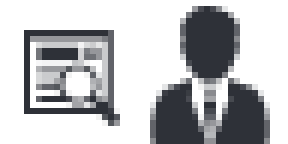
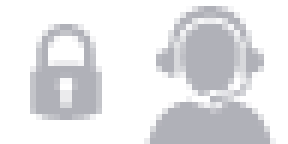
Two versions of the same layered image (w=288, h=144). Layer-by-layer changes:
added layer "Camada 19" above "Camada 18" over [30, 24, 102, 120]
added layer "Camada 18" above "Camada 17" over [144, 6, 276, 144]
hid "Camada 11" over [24, 30, 120, 126]
removed layer "Camada 16" over [150, 6, 270, 144]
